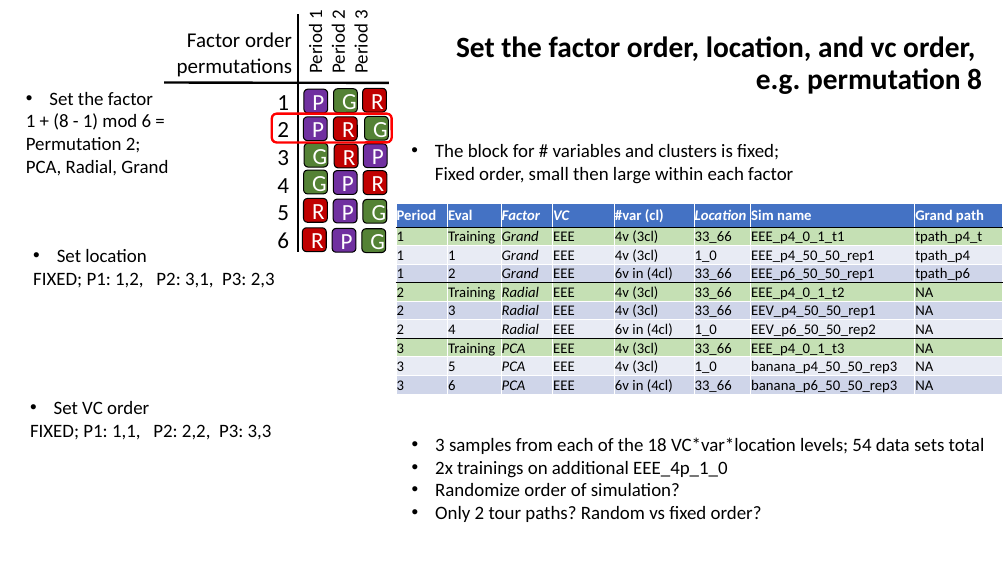
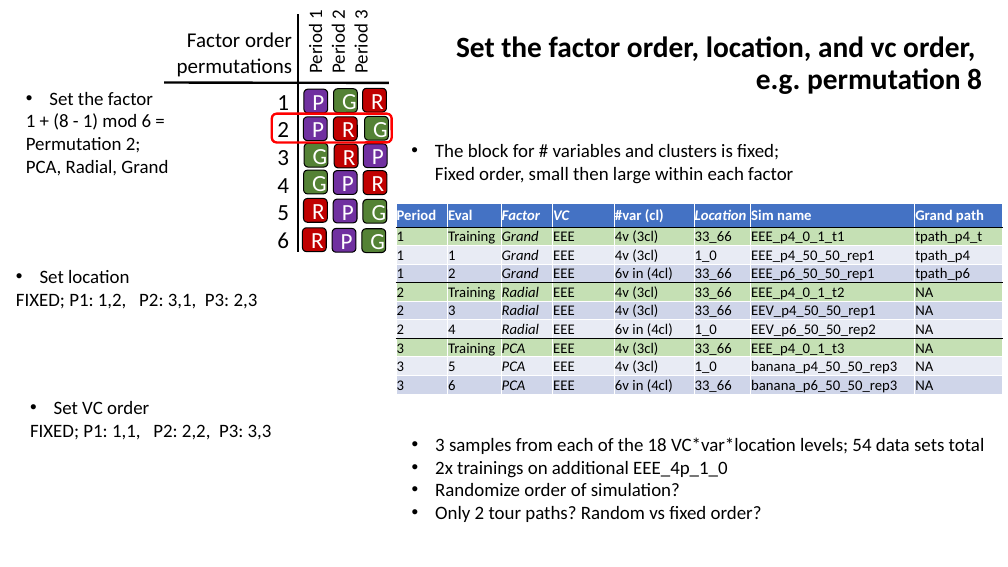
Before and after one commit to nspyrison/spinifex_study, a slide deck: slide 3 of paper/figures/Experimental design graphics.pptx. Drawn at 1008x567 pixels with LibreOffice and Linux fonts; fonts in the diff are those of the drawing. Boxes give left, top, right and bottom in pixels: in the first picture for what was removed or moved away, otherwise in the second. Text is boxed around its words. In the diff, an @@ line names an element or a change of style, - is before the commit and + after.

```diff
--- a/paper/figures/Experimental design graphics.pptx
+++ b/paper/figures/Experimental design graphics.pptx
@@ text "Set location": place and size @@
-text "Set location" at box(33, 249, 275, 288)
+text "Set location" at box(16, 270, 258, 309)
```
Also in this commit, not shown: 19 other files.
